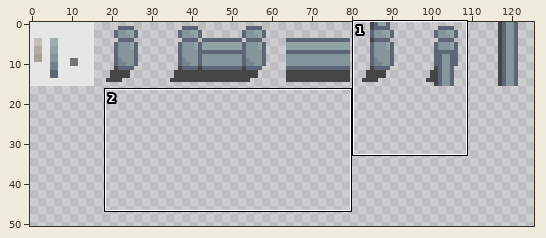
One commit to this pixel-art file: BlueWall.aseprite. The picture above shows the old version from afar; the outline marks the close-up.
Close-up. Before:
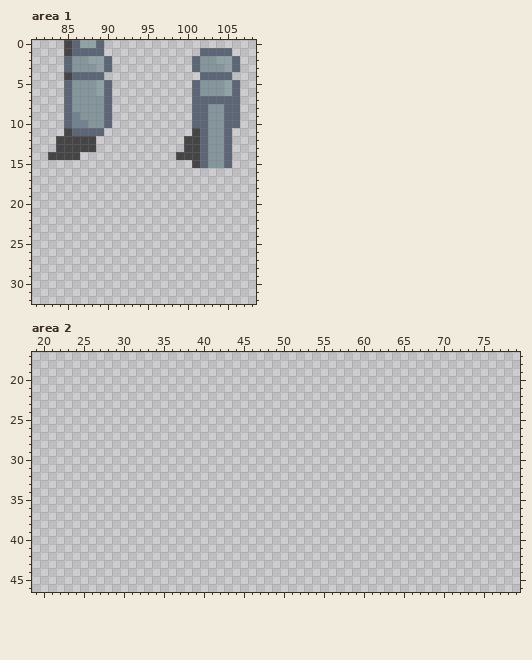
128x128 pixels, 1 frame. Shown: area 1: x 81..108, y 0..32; area 2: x 19..79, y 17..46. The wide view leaves out empty margins.
The same view after the edit:
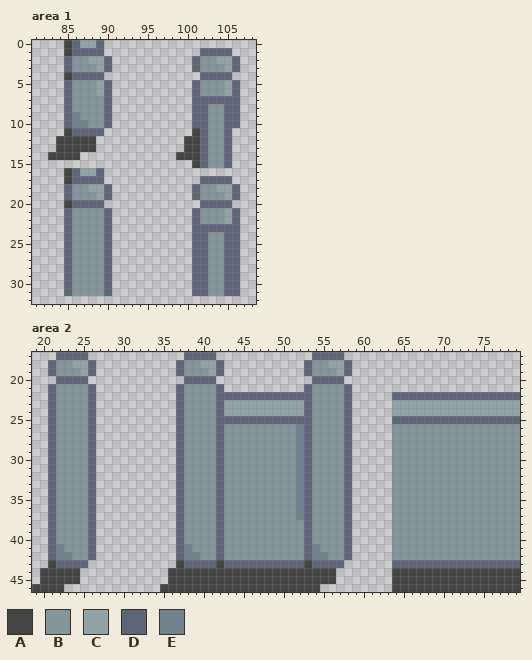
Palette (. is transparent): A #454545  B #85959c  C #92a3a6  D #5d6676  E #72828f
The author wrote: Hook the faucet to a wall
From old to new:
Area 1:
y 16: x 85..89 ..... -> ADCCD
y 17: x 85..89 ..... -> ADDDD; x 102..105 .... -> DDDD
y 18: x 85..90 ...... -> DBBCCD; x 101..106 ...... -> DBBCCD
y 19: x 85..90 ...... -> DBBBCD; x 101..106 ...... -> DBBBCD
y 20: x 85..89 ..... -> ADDDD; x 102..105 .... -> DDDD
y 21..22: x 85..90 ...... -> DBBBBD; x 101..106 ...... -> DBBBCD
y 23: x 85..90 ...... -> DBBBBD; x 101..106 ...... -> DDDDDD
y 24..31: x 85..90 ...... -> DBBBBD; x 101..106 ...... -> DDBBDD
Area 2:
y 17: x 22..25 .... -> DDDD; x 38..41 .... -> DDDD; x 54..57 .... -> DDDD
y 18: x 21..26 ...... -> DBBCCD; x 37..42 ...... -> DBBCCD; x 53..58 ...... -> DBBCCD
y 19: x 21..26 ...... -> DBBBCD; x 37..42 ...... -> DBBBCD; x 53..58 ...... -> DBBBCD
y 20: x 22..25 .... -> DDDD; x 38..41 .... -> DDDD; x 54..57 .... -> DDDD
y 21: x 21..26 ...... -> DBBBBD; x 37..42 ...... -> DBBBBD; x 53..58 ...... -> DBBBBD
y 22: x 21..26 ...... -> DBBBBD; x 37..58 ...................... -> DBBBBDDDDDDDDDDDDBBBBD; x 64..79 ................ -> DDDDDDDDDDDDDDDD
y 23..24: x 21..26 ...... -> DBBBBD; x 37..58 ...................... -> DBBBBDCCCCCCCCCCDBBBBD; x 64..79 ................ -> CCCCCCCCCCCCCCCC
y 25: x 21..26 ...... -> DBBBBD; x 37..58 ...................... -> DBBBBDDDDDDDDDDDDBBBBD; x 64..79 ................ -> DDDDDDDDDDDDDDDD
y 26..37: x 21..26 ...... -> DBBBBD; x 37..58 ...................... -> DBBBBDBBBBBBBBBEDBBBBD; x 64..79 ................ -> BBBBBBBBBBBBBBBB
y 38..40: x 21..26 ...... -> DBBBBD; x 37..58 ...................... -> DBBBBDBBBBBBBBBBDBBBBD; x 64..79 ................ -> BBBBBBBBBBBBBBBB
y 41: x 21..26 ...... -> DEBBBD; x 37..58 ...................... -> DEBBBDBBBBBBBBBBDEBBBD; x 64..79 ................ -> BBBBBBBBBBBBBBBB
y 42: x 21..26 ...... -> DEEBBD; x 37..58 ...................... -> DEEBBDBBBBBBBBBBDEEBBD; x 64..79 ................ -> BBBBBBBBBBBBBBBB
y 43: x 21..25 ..... -> ADDDD; x 37..57 ..................... -> ADDDDADDDDDDDDDDADDDD; x 64..79 ................ -> DDDDDDDDDDDDDDDD
y 44..45: x 20..24 ..... -> AAAAA; x 36..56 ..................... -> AAAAAAAAAAAAAAAAAAAAA; x 64..79 ................ -> AAAAAAAAAAAAAAAA
y 46: x 19..22 .... -> AAAA; x 35..54 .................... -> AAAAAAAAAAAAAAAAAAAA; x 64..79 ................ -> AAAAAAAAAAAAAAAA
